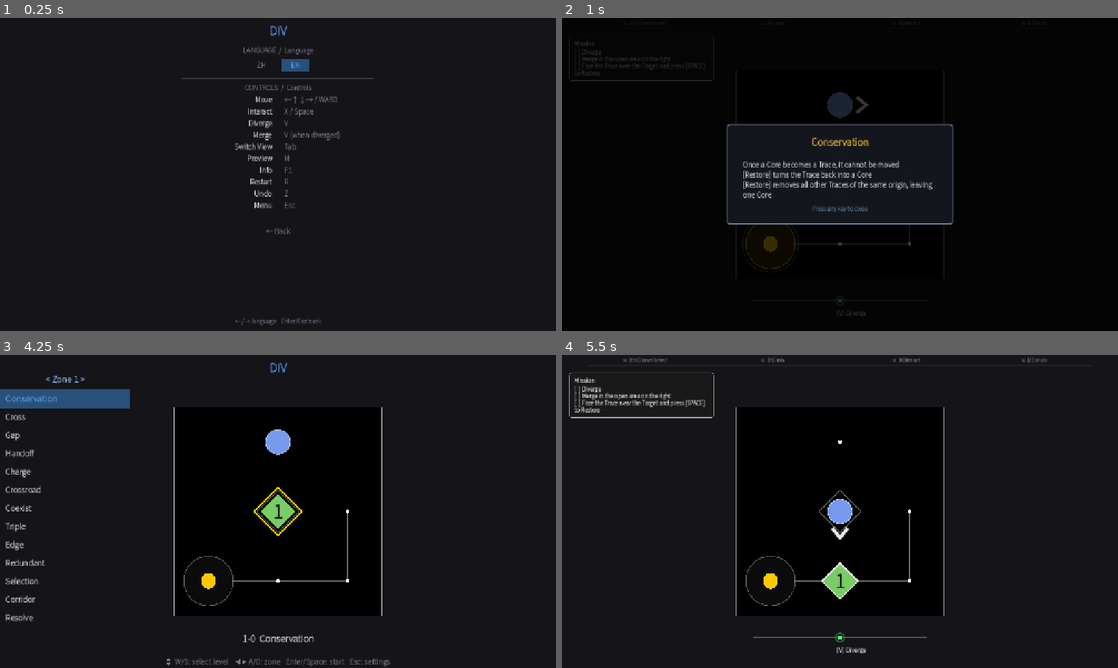
Above: before the commit, frames 1-4 (two rows, left to right).
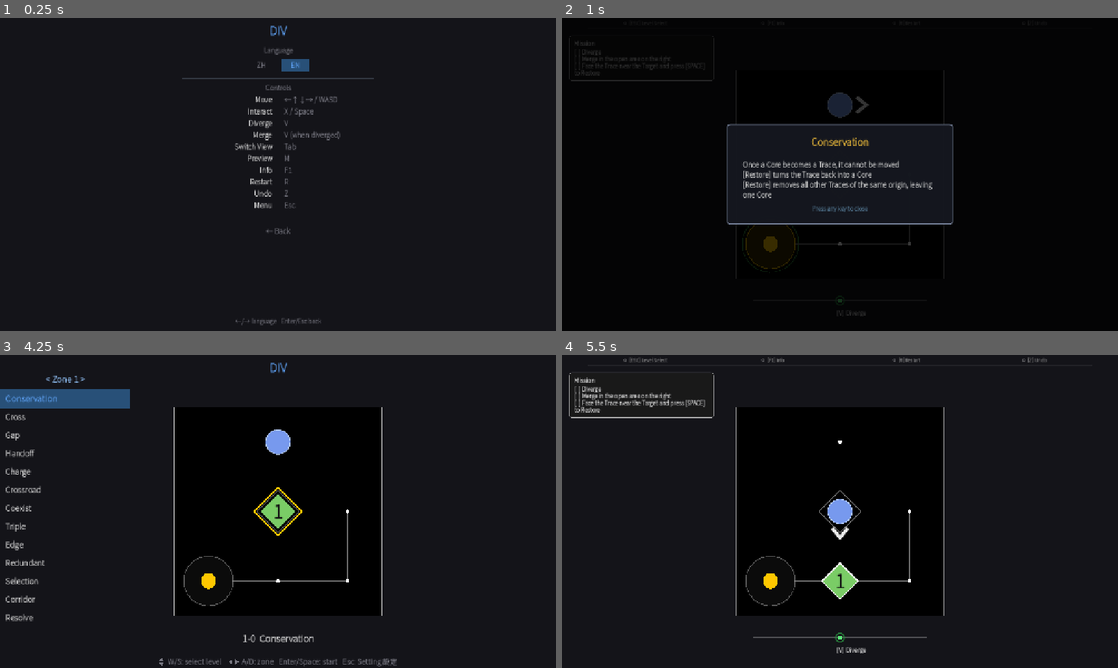
Above: after the commit, the same moments.

Repository: Periodev/DIV
Game: Godot game, scene res://scenes/settings.tscn
The game is run twice, just before and just after one commit, with the same random seed, the same clock (stepped at 60 frames per second) and the same inputs. This scene is started directly instead of the project's main scene.
Inputs:
- Up to frame 1 (0.25 s): no input
- Up to frame 2 (1 s): tap Enter at 0.5 s; hold D from 0.53 s (still down); tap R at 0.6 s; tap Space at 0.77 s
- Up to frame 3 (4.25 s): tap Enter at 1.25, 2, 2.1, 3.5 s; release D at 1.28 s; hold S 1.28-2.03 s; tap Z at 1.35 s; tap Space at 1.52, 2.75, 3.02, 3.77 s; hold D 2.03-2.78 s; hold W 2.78-3.53 s; tap Keypad Enter at 2.85 s; hold A from 3.53 s (still down); tap C at 3.6 s; tap Escape at 4.15 s
- Up to frame 4 (5.5 s): tap V at 4.35 s; tap Space at 4.52 s; tap Enter at 5 s; release A at 5.03 s; hold S from 5.03 s (still down); tap Tab at 5.1 s

The runs differ from the first frame. In frame 1, 0.2% of the frame differs, in the area x 43-57%, y 9-24%; in frame 2, nothing differs; in frame 3, 0.4%, in the area x 28-72%, y 96-100%; in frame 4, nothing differs.

Commit message:
Refine settings and menu labels

Diff:
--- a/godot/scripts/Localization.gd
+++ b/godot/scripts/Localization.gd
@@ -34,7 +34,7 @@
 		"ls_done":      "Done",
 		"ls_no_levels": "No levels found",
 		"ls_footer1":   "  W/S: select level    ",
-		"ls_footer2":   "  A/D: zone   Enter/Space: start   Esc: 設定",
+		"ls_footer2":   "  A/D: zone   Enter/Space: start   Esc: Setting 設定",
 		"mutex_ann1":   "藍色 = 可合併",
 		"mutex_ann2":   "灰色 = 無法合併",
 		"spot_player_title": "角色",
@@ -112,7 +112,7 @@
 		"ls_done":      "Done",
 		"ls_no_levels": "No levels found",
 		"ls_footer1":   "  W/S: select level    ",
-		"ls_footer2":   "  A/D: zone   Enter/Space: start   Esc: settings",
+		"ls_footer2":   "  A/D: zone   Enter/Space: start   Esc: Setting 設定",
 		"mutex_ann1":   "Blue = can merge",
 		"mutex_ann2":   "Gray = cannot merge",
 		"spot_player_title": "Player",
--- a/godot/scripts/Settings.gd
+++ b/godot/scripts/Settings.gd
@@ -98,7 +98,7 @@
 	var cy := 75.0
 
 	# ── Language ──
-	var lang_hdr := "LANGUAGE  /  " + str(lang.get("language", "Language"))
+	var lang_hdr := str(lang.get("language", "Language"))
 	_draw_td(lang_hdr, cx, cy, MUTED_C, 15, HORIZONTAL_ALIGNMENT_CENTER, true)
 	cy += 34.0
 
@@ -118,7 +118,7 @@
 	cy += 22.0
 
 	# ── Controls ──
-	var ctrl_hdr := "CONTROLS  /  " + str(lang.get("controls", "Controls"))
+	var ctrl_hdr := str(lang.get("controls", "Controls"))
 	_draw_td(ctrl_hdr, cx, cy, MUTED_C, 15, HORIZONTAL_ALIGNMENT_CENTER, true)
 	cy += 28.0
 
